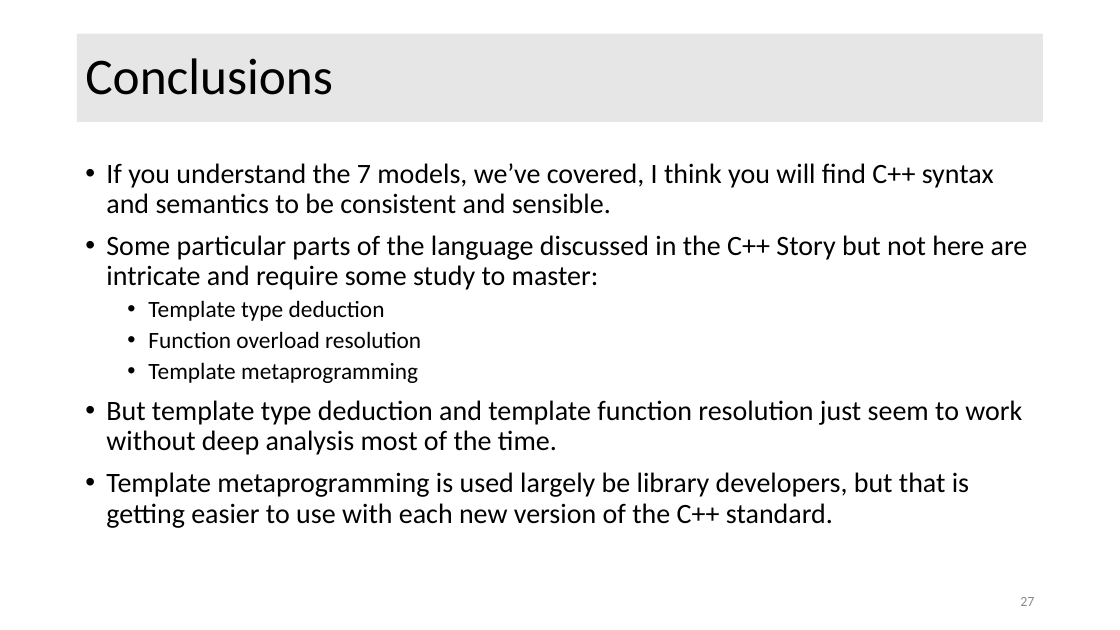
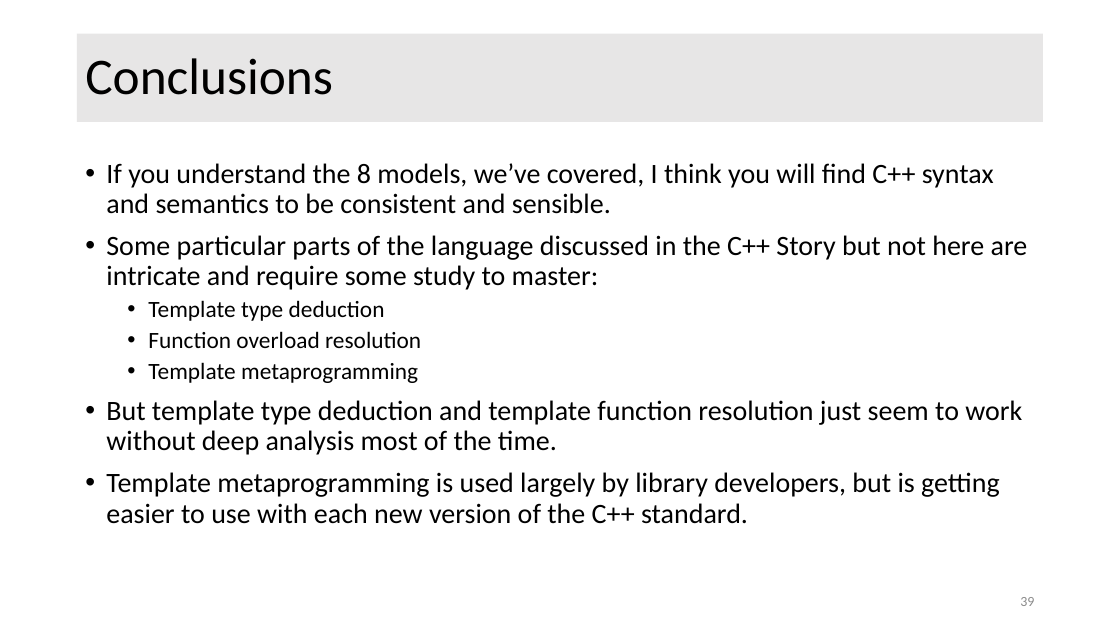
Before and after one commit to JimFawcett/JimFawcett.github.io, a slide deck: slide 39 of Resources/CppModels.pptx (slide 27 before the commit). Drawn at 1120x630 pixels with LibreOffice and Linux fonts; fonts in the diff are those of the drawing. Boxes give left, top, right and bottom in pixels: in the first picture for what was removed or moved away, otherwise in the second. Text is boxed around its words. In the diff, an @@ line names an element or a change of style, - is before the commit and + after.

Commit message:
added polymorphism model

```diff
--- a/Resources/CppModels.pptx
+++ b/Resources/CppModels.pptx
@@ text at bbox=[106, 163, 994, 214]: text changed @@
-• If you understand the 7 models, we’ve covered, I think you will find C++ syntax and semantics to be consistent and sensible.
+• If you understand the 8 models, we’ve covered, I think you will find C++ syntax and semantics to be consistent and sensible.
@@ text at bbox=[106, 472, 1000, 524]: text changed @@
-• Template metaprogramming is used largely be library developers, but that is getting easier to use with each new version of the C++ standard.
+• Template metaprogramming is used largely by library developers, but is getting easier to use with each new version of the C++ standard.
@@ page number at bbox=[1020, 597, 1034, 606]: text changed @@
-27
+39
```
Also in this commit, not shown: 6 other slides changed, 12 slides added, 4 other files.
